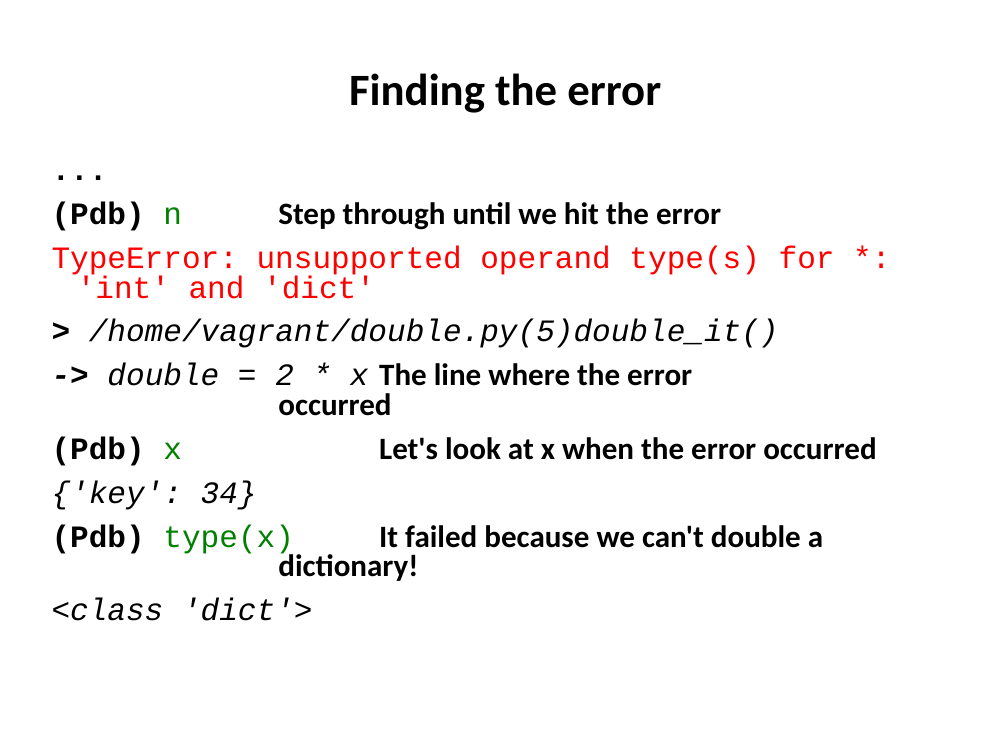
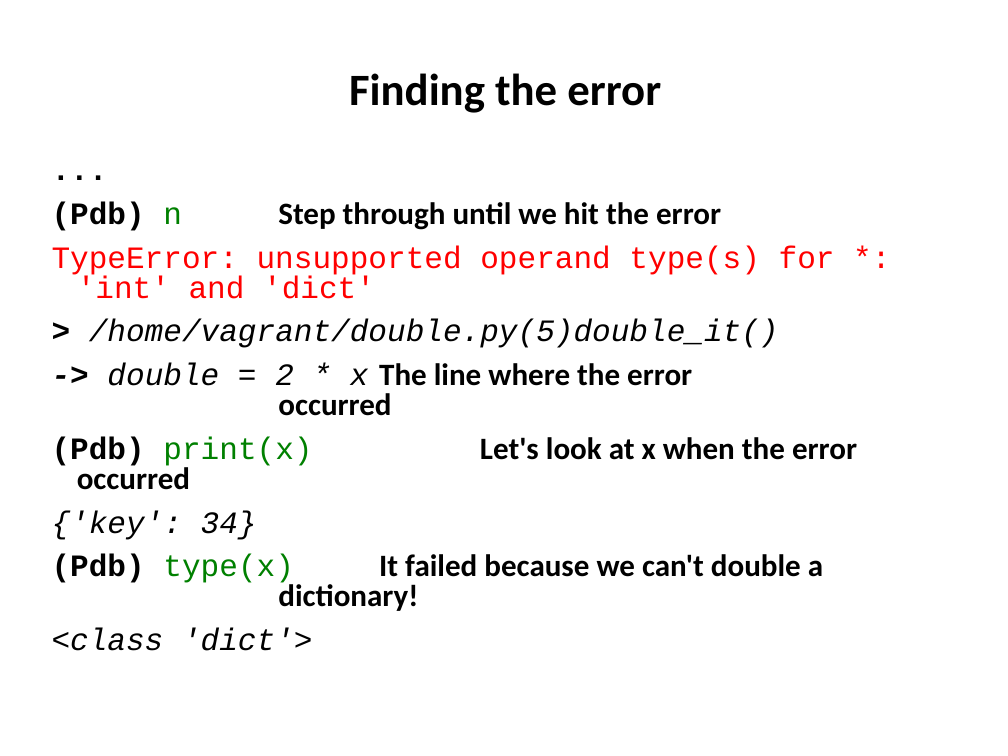
Before and after one commit to ncasuk/ncas-isc, a slide deck: slide 10 of python/presentations/learning_python/21_ceda-log-pdb.pptx. Drawn at 1008x756 pixels with LibreOffice and Linux fonts; fonts in the diff are those of the drawing; background and template pictures are left out. Boxes give left, top, right and bottom in pixels: in the first picture for what was removed or moved away, otherwise in the second. Text is boxed around its words. In the diff, an @@ line names an element or a change of style, - is before the commit and + after.

Commit message:
learning_python, presentation 21: Specified print instead of single letter variable to print while in pdb

```diff
--- a/python/presentations/learning_python/21_ceda-log-pdb.pptx
+++ b/python/presentations/learning_python/21_ceda-log-pdb.pptx
@@ text at [52,437,857,490]: text changed @@
-(Pdb) x Let's look at x when the error occurred
+(Pdb) print(x) Let's look at x when the error occurred
```
Also in this commit, not shown: 1 other slide changed, 1 other file.
